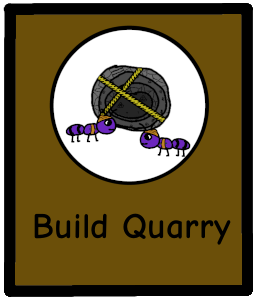
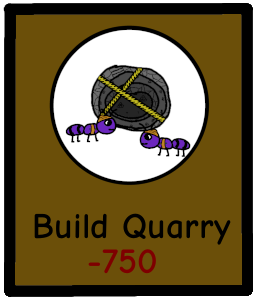
Comparing the layer stacks of the two 256x300 images. Changes:
added layer "-750" above "Build Quarry" over [88, 249, 156, 274]
